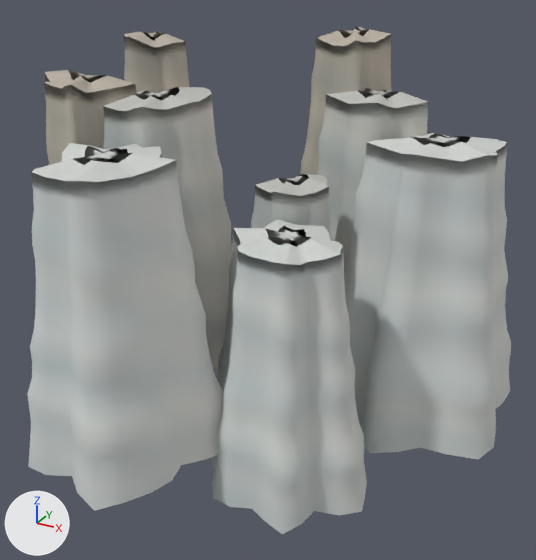
An edit to the glTF model assets/env010/gorge-strata-v1.glb, drawn before and after from the same camera.
The view is the same before and after, from a 50 mm lens placed at (204.0, -322.0, 11.0), pointed at (66.0, -71.0, -115.0). The lights are fixed; the arrows at lower left show +X, +Y and +Z. The first picture is the older version. Vertices at exactly the same position are counted once.

The first picture shows 'front_buttress', 'middle_terraces', 'pale_horizon'.
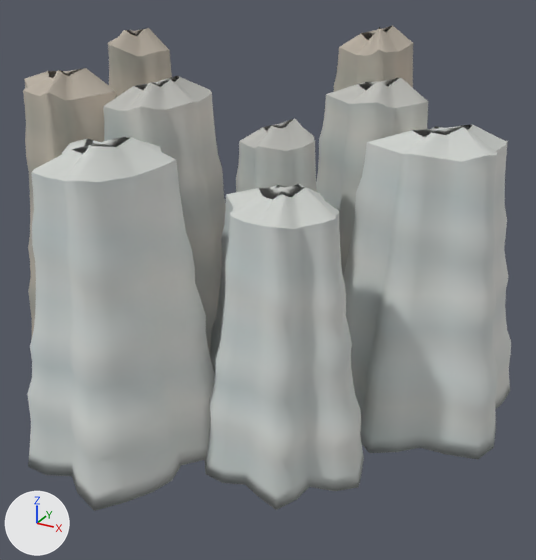
Pixel boxes [x1, y1, x2, y2] of what changed, in the pictures (536 x 560 px; the box of a moved part takes in the faces that stretch with it):
'pale_horizon', reshaped
    before: [28, 133, 511, 534]
    after: [28, 124, 511, 511]
'middle_terraces', reshaped
    before: [103, 87, 428, 369]
    after: [103, 76, 428, 354]
'front_buttress', reshaped
    before: [44, 26, 392, 175]
    after: [23, 26, 413, 359]
part 1 of me_front_buttress, rebuilt (11% taller)
    before: [124, 31, 189, 93]
    after: [108, 28, 172, 97]
part 2 of me_front_buttress, rebuilt
    before: [300, 26, 392, 175]
    after: [334, 26, 413, 92]
part 3 of me_front_buttress, rebuilt
    before: [44, 70, 136, 165]
    after: [23, 68, 116, 359]
part 4 of me_middle_terraces, rebuilt (10% taller)
    before: [251, 174, 331, 241]
    after: [236, 118, 317, 192]
part 5 of me_middle_terraces, moved or reshaped
    before: [105, 87, 428, 111]
    after: [104, 76, 428, 204]
part 6 of me_pale_horizon, rebuilt
    before: [211, 219, 367, 534]
    after: [205, 184, 364, 510]
part 7 of me_pale_horizon, moved or reshaped
    before: [32, 143, 175, 182]
    after: [32, 137, 176, 182]
part 8 of me_pale_horizon, moved or reshaped
    before: [367, 133, 507, 162]
    after: [367, 124, 511, 340]

The edits, one by one:
me_front_buttress is used by ob_front_buttress; location (0.0, 0.0, 0.0).
me_front_buttress had 1563 vertices, 3042 faces and spanned x -38.5..97.9, y -121.8..25.3, z -148.0..-18.2.
me_front_buttress now has 1620 vertices, 3120 faces and spans x -42.0..106.4, y -129.6..30.9, z -153.0..-16.8.
me_front_buttress part 1: the loose piece of 521 vertices spanning x -15.6..30.1, y -87.4..-38.7, z -124.0..-18.2 is rebuilt with 540 vertices and now spans x -19.2..26.6, y -93.8..-45.1, z -130.0..-16.8.
me_front_buttress part 2: the loose piece of 521 vertices spanning x 48.1..97.9, y -30.5..25.3, z -123.0..-19.0 is rebuilt with 540 vertices and now spans x 56.6..106.4, y -24.8..30.9, z -130.0..-18.1.
me_front_buttress part 3: the loose piece of 521 vertices spanning x -38.5..27.8, y -121.8..-66.6, z -148.0..-31.7 is rebuilt with 540 vertices and now spans x -42.0..24.2, y -129.6..-74.4, z -153.0..-29.4.
me_middle_terraces is used by ob_middle_terraces; location (0.0, 0.0, 0.0).
me_middle_terraces had 1563 vertices, 3042 faces and spanned x -6.9..125.8, y -114.4..15.8, z -167.0..-37.8.
me_middle_terraces now has 1620 vertices, 3120 faces and spans x -6.9..125.8, y -114.4..15.8, z -163.0..-33.4.
me_middle_terraces part 4: the loose piece of 521 vertices spanning x 50.5..99.9, y -86.5..-36.3, z -167.0..-70.8 is rebuilt with 540 vertices and now spans x 45.6..95.0, y -90.0..-39.8, z -152.0..-47.1.
Part 5, on me_middle_terraces:
228 faces are deleted.
4 vertices in x 30.6..97.4, y -84.9..-14.8, z -44.0..-39.0 move by (0.0, 0.0, 5.6).
3 vertices in x 27.9..96.1, y -87.5..-12.0, z -45.2..-39.5 move by (0.0, 0.0, 5.2).
3 vertices in x 18.3..82.1, y -87.5..-13.6, z -43.3..-42.1 move by (0.0, 0.0, 2.4).
3 vertices in x 15.7..17.0, y -86.6..-81.4, z -41.2..-39.2 move by (0.0, 0.0, 2.3).
3 vertices in x 15.9..83.4, y -85.2..-15.9, z -44.7..-40.3 move by (0.0, 0.0, 2.2).
3 vertices in x 23.3..89.8, y -84.1..-16.3, z -43.3..-37.8 move by (0.0, 0.0, 4.3).
35 vertices move from x 17.8..99.1, y -91.7..-8.2, z -45.8..-38.2 to x 17.8..99.1, y -91.7..-8.2, z -42.5..-33.5.
38 vertices are added at x 23.3..109.2, y -84.1..3.1, z -163.0..-39.9.
280 new faces join them.
me_pale_horizon is used by ob_pale_horizon; location (0.0, 0.0, 0.0).
me_pale_horizon had 1563 vertices, 3042 faces and spanned x -9.0..162.0, y -168.0..6.0, z -189.0..-52.0.
me_pale_horizon now has 1620 vertices, 3120 faces and spans x -9.0..162.0, y -168.0..6.0, z -184.0..-47.0.
me_pale_horizon part 6: the loose piece of 521 vertices spanning x 48.0..125.0, y -129.0..-62.0, z -189.0..-82.0 is rebuilt with 540 vertices and now spans x 48.0..124.0, y -132.0..-65.0, z -178.0..-63.0.
me_pale_horizon part 7: 27 vertices moved from x 20.0..41.0, y -137.0..-117.0, z -56.0..-52.0 to x 20.0..41.0, y -137.0..-117.0, z -54.0..-47.0; 18 vertices added at x 44.0..52.0, y -113.0..-105.0, z -165.0..-57.0.
me_pale_horizon part 8: 27 vertices moved from x 113.0..133.0, y -44.0..-23.0, z -58.0..-55.0 to x 113.0..133.0, y -44.0..-23.0, z -56.0..-50.0; 18 vertices added at x 145.0..157.0, y -12.0..0.0, z -174.0..-59.0.
Other edits to the shape of me_pale_horizon do not show in these pictures.
